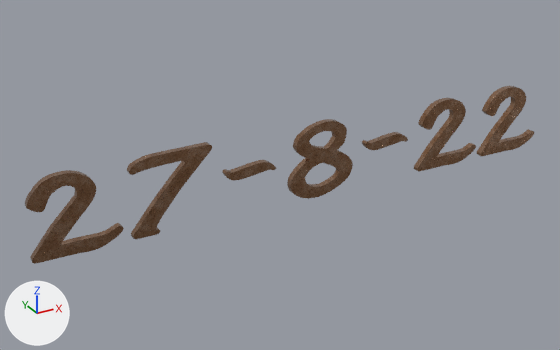
The glTF model public/models/text/text.gltf: old version first, new version second.
One viewpoint serves both versions: a camera (50 mm lens) standing at (-1.53, -10.09, 4.24) and looking at (4.12, 0.19, -0.9). The lights are fixed; the arrows at lower left show +X, +Y and +Z. Where no turn or scale is listed for an object, it has been applied to the vertices.

The first picture shows 'Text'.
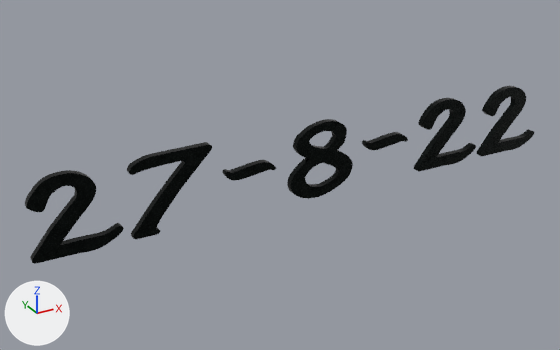
Location of each change, (x1, y1, x2, y2) in pixels of the pictures (560 x 350 px):
'Text', recoloured (brown to black): (25, 86, 534, 264) in both

Patch to the scene script:
```diff
--- a/public/models/text/text.gltf.py
+++ b/public/models/text/text.gltf.py
@@ img_metal029_1k_color @@
+img_metal029_1k_color = load_image('Metal029_1K_Color', 'textures/Metal029_1K_Color.jpg', 1024, 1024, 'sRGB')
@@ img_metal029_1k_metalness_metal029_1k_roughness @@
+img_metal029_1k_metalness_metal029_1k_roughness = load_image('Metal029_1K_Metalness-Metal029_1K_Roughness', 'textures/Metal029_1K_Metalness-Metal029_1K_Roughness.png', 1024, 1024, 'Non-Color')
@@ mat_my_door_steel_2 @@
+mat_my_door_steel_2 = bpy.data.materials.new('my_door_steel_2')
+# uses the picture img_metal029_1k_color
+# uses the picture img_metal029_1k_metalness_metal029_1k_roughness
@@ me_text @@
 me_text.from_pydata(...)  # 7724 vertices, 15420 faces; spans x 0.0..9.57, y -0.11..0.0, z -1.31..0.0
-me_text.materials.append(mat_text_copper_002)
+me_text.materials.append(mat_my_door_steel_2)
```
